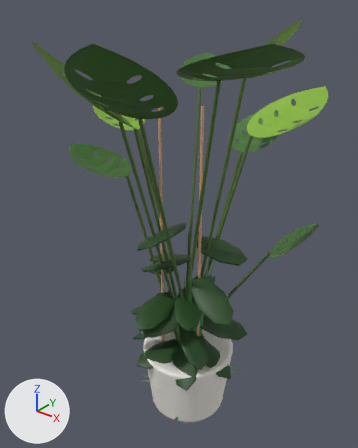
An edit to the glTF model assets/props.glb, drawn before and after from the same camera.
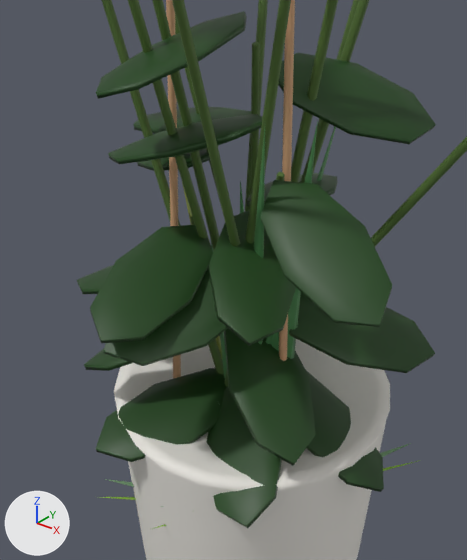
The first picture shows the older version from a 50 mm camera at (1.46, -1.92, 2.41) aimed at (-0.04, -0.04, 1.24). The close-ups show the older and then the newer version on the part from 30% to 72% of the width and 49% to 90% of the height of that picture. Only the edits that show in the close-ups are written down. Arrows for +X, +Y and +Z are at lower left; the lights stay in place. Where no turn or scale is listed for an object, it has been applied to the vertices.

Names of what the first close-up shows: 'monstera-solid', 'rubberPlant-leaf', 'rubberPlant-solid', 'snakePlant-leaf' and 2 more.
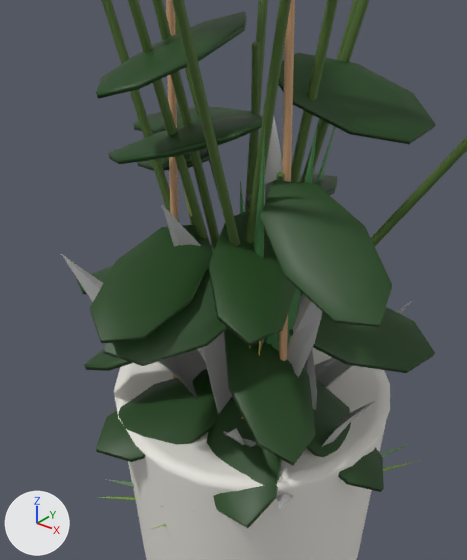
Where the change shows, as pixel boxes (x1, y1, x2, y2) in the close-ups (467 x 560 px):
'marbleSnake-leaf', added (mostly hidden)
    after: (61, 109, 412, 510)

Edits to the bpy script that builds the scene:
```text
Add mat_marblesnake_leaf:
    mat_marblesnake_leaf = bpy.data.materials.new('marbleSnake-leaf')
    # nodes: BsdfPrincipled, Mix, OutputMaterial, VertexColor
Add me_mesh_13:
    me_mesh_13.from_pydata(...)  # 556 vertices, 621 faces; spans x -0.296..0.296, y -0.281..0.281, z -0.446..0.446
    me_mesh_13.materials.append(mat_marblesnake_leaf)  # its picture is missing
Add ob_marblesnake_leaf:
    ob_marblesnake_leaf = bpy.data.objects.new('marbleSnake-leaf', me_mesh_13)
    ob_marblesnake_leaf.location = (0.0, 0.0, 0.642)
```
